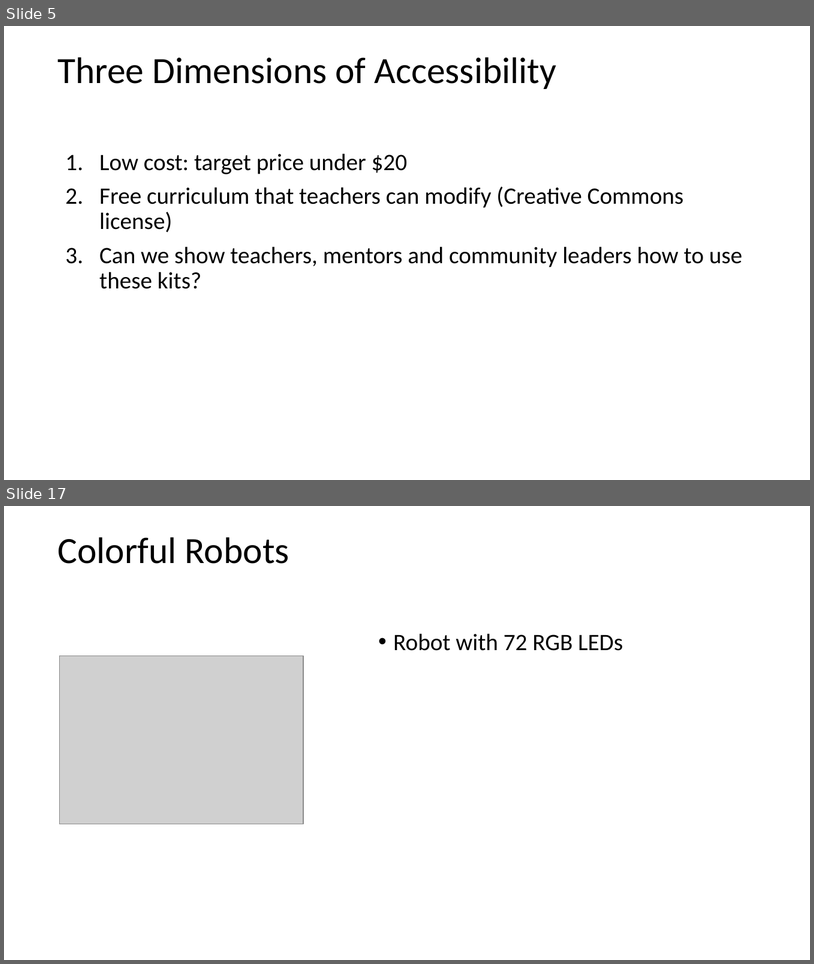
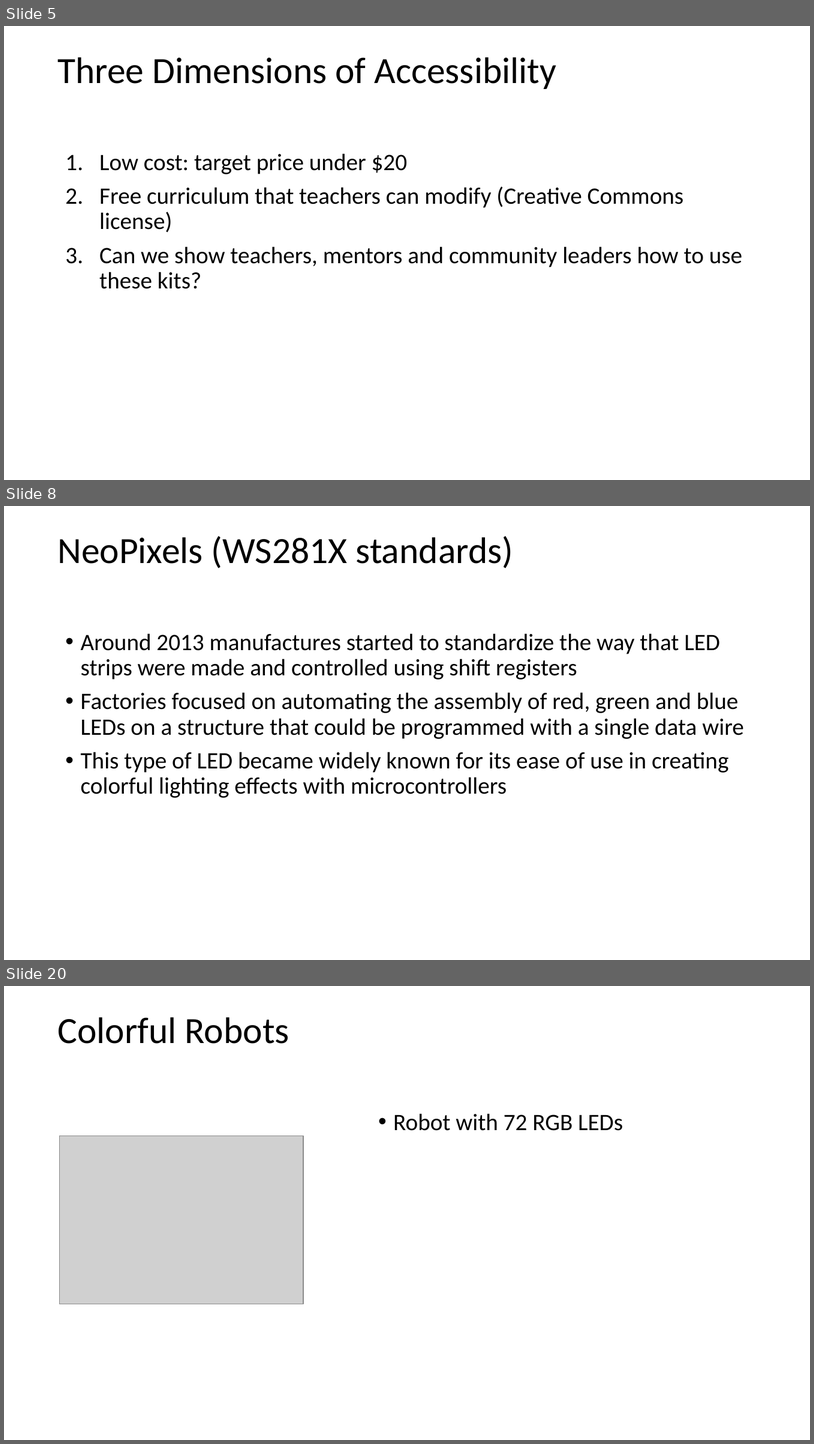
Before and after one commit to dmccreary/moving-rainbow, a slide deck: slides/led-strips-for-computational-thinking.pptx. Shown one above the other, each under a label of ours: slides 5 and 17 before the commit, slides 5, 8 and 20 after it; the slides between them are not shown. The pictures are 814x964 and 814x1444 pixels, drawn with LibreOffice and Linux fonts; fonts in the diff are those of the drawing; grey boxes stand for pictures; background and template pictures are left out. Boxes give left, top, right and bottom in pixels: in the first picture for what was removed or moved away, otherwise in the second. Text is boxed around its words. In the diff, an @@ line names an element or a change of style, - is before the commit and + after.

```diff
--- a/slides/led-strips-for-computational-thinking.pptx
+++ b/slides/led-strips-for-computational-thinking.pptx
@@ slide 8 added at <box>4,506,810,960</box>, background #FFFFFF @@
@@ title added at <box>57,536,514,568</box>, 44 pt, text #000000 @@
+NeoPixels (WS281X standards)
@@ text added at <box>81,633,744,798</box>, 28 pt, text #000000 @@
+• Around 2013 manufactures started to standardize the way that LED strips were made and controlled using shift registers
+• Factories focused on automating the assembly of red, green and blue LEDs on a structure that could be programmed with a single data wire
+• This type of LED became widely known for its ease of use in creating colorful lighting effects with microcontrollers
@@ what was slide 17 is now slide 20 @@
```
Also in this commit, not shown: 2 slides changed, 2 other slides added, 4 other files.
